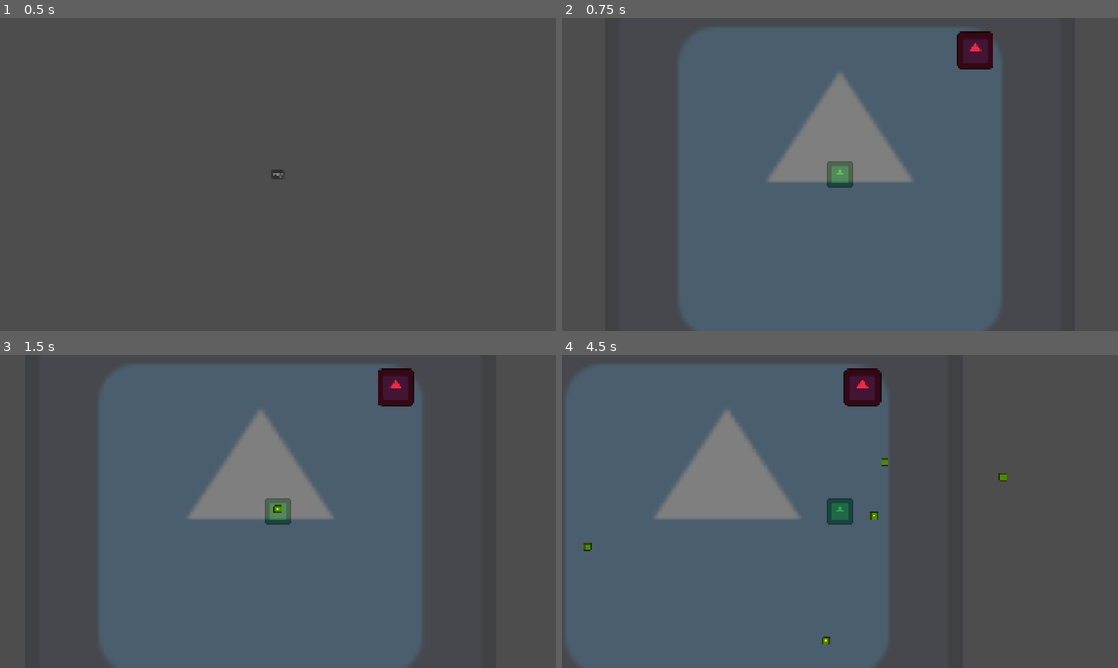
Above: before the commit, frames 1-4 (two rows, left to right).
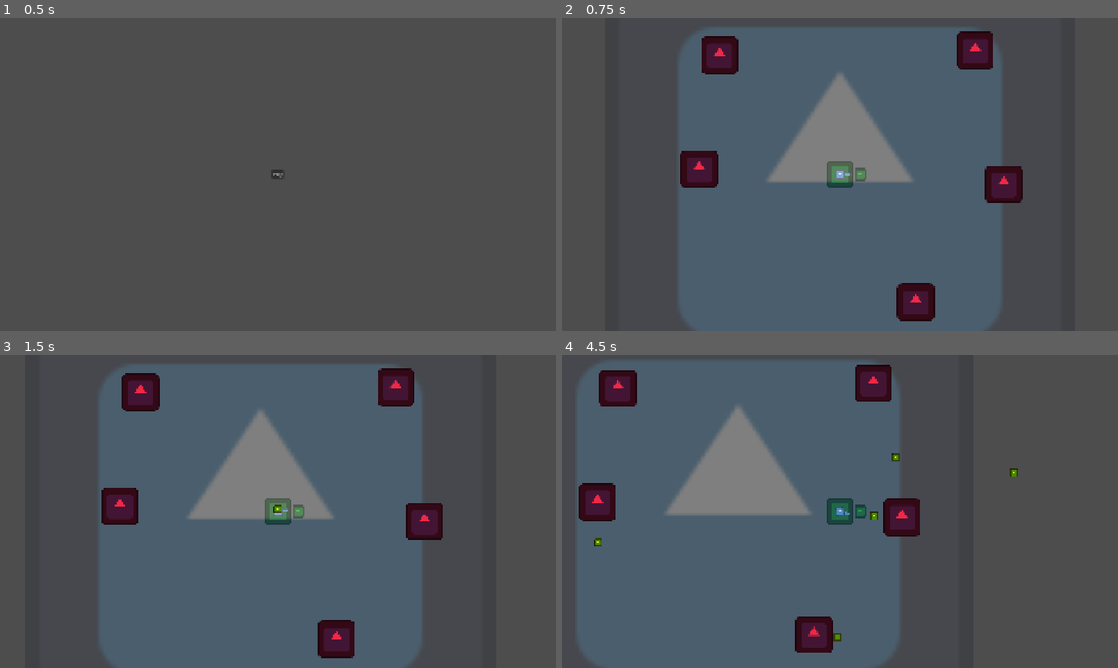
Above: after the commit, the same moments.

Repository: gerep/godot-wild-jam
Game: Godot game, scene res://game/game.tscn
Same seed, same stepped clock (60 frames per second), same inputs: the game is played once before the commit and once after it. The engine's default icon, where the game draws it, is replaced by a stand-in: a white triangle on a blue panel in a dark square.
Inputs (mouse positions are in pixels of both pictures, inside the frame that each line leads up to):
- Up to frame 1 (0.5 s): no input
- Up to frame 2 (0.75 s): click "Play" at 0.5 s
- Up to frame 3 (1.5 s): tap Enter at 1.25 s; move the mouse to (400, 495) at 1.27 s; press the mouse at (400, 495) at 1.28 s; hold D (move_right) from 1.28 s (still down)
- Up to frame 4 (4.5 s): move the mouse to (728, 527) at 2.02 s; release D (move_right) at 2.03 s; release the mouse at (728, 527) at 2.03 s; hold S (move_down) 2.03-2.78 s; click (728, 527) at 2.1 s; move the mouse to (895, 442) at 2.77 s; press the mouse at (895, 442) at 2.78 s; hold D (move_right) 2.78-3.53 s; move the mouse to (812, 574) at 3.52 s; release the mouse at (812, 574) at 3.53 s; hold W (move_up) 3.53-4.28 s; click (812, 574) at 3.6 s; move the mouse to (1006, 558) at 4.27 s; press the mouse at (1006, 558) at 4.28 s; hold A (move_left) from 4.28 s (still down)

Frame 1 is identical in both runs. In frame 2, 3.4% of the frame differs, in the area x 21-83%, y 5-97%; in frame 3, 3.3%; in frame 4, 8.7%, in the area x 0-82%, y 2-100%.

Commit message:
WIP modular ship system

Diff:
--- a/components/hurtbox/component_hurtbox_2d.gd
+++ b/components/hurtbox/component_hurtbox_2d.gd
@@ -1,7 +1,13 @@
 class_name ComponentHurtbox2D
 extends Area2D
+
+@onready var collision_shape_2d: CollisionShape2D = %CollisionShape2D
 
 # Called in hitbox
 @warning_ignore_start("unused_signal")
 signal got_hit(hitbox: ComponentHitbox2D)
 @warning_ignore_restore("unused_signal")
+
+
+func get_collision_shape() -> CollisionShape2D:
+	return collision_shape_2d
--- a/components/hurtbox/component_hurtbox_2d.tscn
+++ b/components/hurtbox/component_hurtbox_2d.tscn
@@ -1,6 +1,6 @@
 [gd_scene format=3 uid="uid://b4154adjjbvvc"]
 
-[ext_resource type="Script" uid="uid://m1a2giihi40n" path="res://lib/components/2d/hurtbox/component_hurtbox_2d.gd" id="1_35j7c"]
+[ext_resource type="Script" uid="uid://m1a2giihi40n" path="res://components/hurtbox/component_hurtbox_2d.gd" id="1_35j7c"]
 
 [sub_resource type="CapsuleShape2D" id="CapsuleShape2D_kd20l"]
 resource_local_to_scene = true
@@ -15,5 +15,6 @@
 metadata/_edit_group_ = true
 
 [node name="CollisionShape2D" type="CollisionShape2D" parent="." unique_id=2074960276]
+unique_name_in_owner = true
 shape = SubResource("CapsuleShape2D_kd20l")
 debug_color = Color(0.110681, 0.642318, 0.247182, 0.42)
--- a/game/enemies/enemy_test/enemy.tscn
+++ b/game/enemies/enemy_test/enemy.tscn
@@ -4,6 +4,9 @@
 [ext_resource type="Texture2D" uid="uid://1ml5obg52a88" path="res://icon.svg" id="2_dh0ws"]
 [ext_resource type="PackedScene" uid="uid://b4154adjjbvvc" path="res://components/hurtbox/component_hurtbox_2d.tscn" id="3_d121y"]
 [ext_resource type="PackedScene" uid="uid://cc0xm7ql0sgut" path="res://components/health/component_health.tscn" id="4_cflxb"]
+
+[sub_resource type="CircleShape2D" id="CircleShape2D_wjkr5"]
+radius = 63.126858
 
 [sub_resource type="CapsuleShape2D" id="CapsuleShape2D_8sgna"]
 resource_local_to_scene = true
@@ -13,11 +16,13 @@
 [node name="Enemy" type="CharacterBody2D" unique_id=175218643 groups=["enemies"]]
 collision_layer = 4
 collision_mask = 7
+motion_mode = 1
 script = ExtResource("1_wjkr5")
 health = 5.0
-xp = 6
+xp = 15
 
 [node name="CollisionShape2D" type="CollisionShape2D" parent="." unique_id=1807594157]
+shape = SubResource("CircleShape2D_wjkr5")
 
 [node name="Sprite2D" type="Sprite2D" parent="." unique_id=1035438599]
 self_modulate = Color(0.94509804, 0.15294118, 0.27450982, 1)
--- a/game/game_area/game_area.tscn
+++ b/game/game_area/game_area.tscn
@@ -20,6 +20,18 @@
 
 [node name="Enemy" parent="Arena1" unique_id=175218643 instance=ExtResource("4_ybvrr")]
 position = Vector2(467, -428)
+
+[node name="Enemy2" parent="Arena1" unique_id=269510465 instance=ExtResource("4_ybvrr")]
+position = Vector2(-415, -411)
+
+[node name="Enemy3" parent="Arena1" unique_id=810885216 instance=ExtResource("4_ybvrr")]
+position = Vector2(566, 34)
+
+[node name="Enemy4" parent="Arena1" unique_id=2117836155 instance=ExtResource("4_ybvrr")]
+position = Vector2(-486, -18)
+
+[node name="Enemy5" parent="Arena1" unique_id=279085965 instance=ExtResource("4_ybvrr")]
+position = Vector2(262, 440)
 
 [node name="Arena2" type="Node2D" parent="." unique_id=2019157765]
 position = Vector2(0, -2413)
--- /dev/null
+++ b/game/player/base_turret.gd
@@ -0,0 +1,15 @@
+extends Node2D
+
+@onready var shooting_pos: Marker2D = $ShootingPos
+
+
+func _ready() -> void:
+	pass # Replace with function body.
+
+func _unhandled_input(event: InputEvent) -> void:
+	if event.is_action_pressed(&"shoot"):
+		var direction := shooting_pos.global_position.direction_to(get_global_mouse_position())
+		Projectile.create(owner, shooting_pos.global_position, direction, Projectiles.SIMPLE_BULLET)
+
+	if event is InputEventMouseMotion:
+		look_at(get_global_mouse_position())
--- a/game/player/player.gd
+++ b/game/player/player.gd
@@ -11,6 +11,7 @@
 
 @onready var _hurtbox_2d: ComponentHurtbox2D = %Hurtbox2D
 @onready var _experience: ComponentExperience = %Experience
+@onready var _ship_skeleton: Node2D = %ShipSkeleton
 
 
 func _ready() -> void:
--- a/game/player/player.tscn
+++ b/game/player/player.tscn
@@ -1,41 +1,19 @@
 [gd_scene format=3 uid="uid://dedoe7ai17311"]
 
 [ext_resource type="Script" uid="uid://cvsoqkyn4dyd4" path="res://game/player/player.gd" id="1_8v7lr"]
-[ext_resource type="Texture2D" uid="uid://1ml5obg52a88" path="res://icon.svg" id="2_m4bqv"]
 [ext_resource type="PackedScene" uid="uid://b4154adjjbvvc" path="res://components/hurtbox/component_hurtbox_2d.tscn" id="3_8soms"]
+[ext_resource type="PackedScene" uid="uid://bf4ndmq7p4rge" path="res://game/ship_skeleton/ship_skeleton.tscn" id="4_5fytw"]
 [ext_resource type="PackedScene" uid="uid://bcuolpxigwcwo" path="res://components/experience/component_experience.tscn" id="4_a4w0n"]
-
-[sub_resource type="CircleShape2D" id="CircleShape2D_b2mth"]
-radius = 55.081757
-
-[sub_resource type="CapsuleShape2D" id="CapsuleShape2D_a4w0n"]
-resource_local_to_scene = true
-radius = 45.0
-height = 90.0
 
 [node name="Player" type="CharacterBody2D" unique_id=956162283 groups=["players"]]
 collision_layer = 2
-collision_mask = 7
+collision_mask = 5
+motion_mode = 1
 script = ExtResource("1_8v7lr")
-
-[node name="Sprite2D" type="Sprite2D" parent="." unique_id=390750122]
-self_modulate = Color(0.19387385, 0.6540687, 0.13022849, 1)
-scale = Vector2(0.70312494, 0.703125)
-texture = ExtResource("2_m4bqv")
-
-[node name="CollisionShape2D" type="CollisionShape2D" parent="." unique_id=806704154]
-shape = SubResource("CircleShape2D_b2mth")
 
 [node name="Camera2D" type="Camera2D" parent="." unique_id=1670722151]
 
 [node name="Components" type="Node2D" parent="." unique_id=487763556]
-
-[node name="Hurtbox2D" parent="Components" unique_id=146611675 instance=ExtResource("3_8soms")]
-unique_name_in_owner = true
-collision_layer = 512
-
-[node name="CollisionShape2D" parent="Components/Hurtbox2D" index="0" unique_id=2074960276]
-shape = SubResource("CapsuleShape2D_a4w0n")
 
 [node name="Experience" parent="Components" unique_id=2053643762 instance=ExtResource("4_a4w0n")]
 unique_name_in_owner = true
@@ -43,4 +21,8 @@
 _flat_xp_increase = 5
 _mult_xp_increase = 1.25
 
-[editable path="Components/Hurtbox2D"]
+[node name="Hurtbox2D" parent="Components" unique_id=146611675 instance=ExtResource("3_8soms")]
+unique_name_in_owner = true
+
+[node name="ShipSkeleton" parent="." unique_id=1402492542 instance=ExtResource("4_5fytw")]
+unique_name_in_owner = true
--- /dev/null
+++ b/game/ship_skeleton/cell/cell.gd
@@ -0,0 +1,14 @@
+class_name Cell
+extends Node2D
+
+# TODO. On core destroyed destroye owner too.
+@export var is_core := false
+
+@onready var hurtbox_2d: ComponentHurtbox2D = %Hurtbox2D
+
+
+func get_hurtbox_collision_shape() -> CollisionShape2D:
+	return hurtbox_2d.get_collision_shape()
+
+func activate_hurtbox_layer(layer: int) -> void:
+	hurtbox_2d.set_collision_layer_value(layer, true)
--- /dev/null
+++ b/game/ship_skeleton/cell/cell.tscn
@@ -0,0 +1,26 @@
+[gd_scene format=3 uid="uid://73o17dpehsvx"]
+
+[ext_resource type="Script" uid="uid://bt6o8bkpam2te" path="res://game/ship_skeleton/cell/cell.gd" id="1_cjhyy"]
+[ext_resource type="Texture2D" uid="uid://1ml5obg52a88" path="res://icon.svg" id="2_ruldg"]
+[ext_resource type="PackedScene" uid="uid://b4154adjjbvvc" path="res://components/hurtbox/component_hurtbox_2d.tscn" id="3_mnm1f"]
+
+[sub_resource type="CapsuleShape2D" id="CapsuleShape2D_cjhyy"]
+resource_local_to_scene = true
+radius = 21.0
+height = 42.0
+
+[node name="Cell" type="Node2D" unique_id=1435320636]
+script = ExtResource("1_cjhyy")
+
+[node name="Sprite2D" type="Sprite2D" parent="." unique_id=1975990942]
+self_modulate = Color(0.19387385, 0.6540687, 0.13022849, 1)
+scale = Vector2(0.328125, 0.328125)
+texture = ExtResource("2_ruldg")
+
+[node name="Hurtbox2D" parent="." unique_id=146611675 instance=ExtResource("3_mnm1f")]
+unique_name_in_owner = true
+
+[node name="CollisionShape2D" parent="Hurtbox2D" index="0" unique_id=2074960276]
+shape = SubResource("CapsuleShape2D_cjhyy")
+
+[editable path="Hurtbox2D"]
--- /dev/null
+++ b/game/ship_skeleton/ship_skeleton.gd
@@ -0,0 +1,16 @@
+class_name ShipSkeleton
+extends Node2D
+
+func _ready() -> void:
+	for cell: Cell in get_children():
+		# Gives parent collision shapes of all cells. Since the movement logic is located in owner node.
+		var hurtbox_shape := cell.get_hurtbox_collision_shape()
+		var collision_shape := hurtbox_shape.duplicate()
+		collision_shape.global_position = hurtbox_shape.global_position
+		add_sibling.call_deferred(collision_shape)
+
+		# Activate proper hurtbox layer, since cell can be owned by player or enemy.
+		if owner is Player:
+			cell.activate_hurtbox_layer(CollisionLayers.PLAYER_HURTBOX)
+		else:
+			cell.activate_hurtbox_layer(CollisionLayers.ENEMY_HURTBOX)
--- /dev/null
+++ b/game/ship_skeleton/ship_skeleton.tscn
@@ -0,0 +1,44 @@
+[gd_scene format=3 uid="uid://bf4ndmq7p4rge"]
+
+[ext_resource type="Script" uid="uid://p57h3besvdad" path="res://game/ship_skeleton/ship_skeleton.gd" id="1_0h88w"]
+[ext_resource type="Texture2D" uid="uid://1ml5obg52a88" path="res://icon.svg" id="1_nscq2"]
+[ext_resource type="Script" uid="uid://b8q0gvn2dj335" path="res://game/player/base_turret.gd" id="3_y8qy0"]
+[ext_resource type="PackedScene" uid="uid://73o17dpehsvx" path="res://game/ship_skeleton/cell/cell.tscn" id="5_y8qy0"]
+
+[sub_resource type="CapsuleShape2D" id="CapsuleShape2D_0h88w"]
+resource_local_to_scene = true
+radius = 45.0
+height = 90.0
+
+[node name="ShipSkeleton" type="Node2D" unique_id=1402492542]
+script = ExtResource("1_0h88w")
+
+[node name="Cell" parent="." unique_id=1435320636 instance=ExtResource("5_y8qy0")]
+position = Vector2(70, 0)
+
+[node name="Core" parent="." unique_id=957584381 instance=ExtResource("5_y8qy0")]
+is_core = true
+
+[node name="Sprite2D" parent="Core" index="0" unique_id=1975990942]
+scale = Vector2(0.70312494, 0.703125)
+
+[node name="CollisionShape2D" parent="Core/Hurtbox2D" parent_id_path=PackedInt32Array(957584381, 146611675) index="0" unique_id=2074960276]
+shape = SubResource("CapsuleShape2D_0h88w")
+
+[node name="BaseTurret" type="Node2D" parent="Core" unique_id=1737286293]
+script = ExtResource("3_y8qy0")
+
+[node name="Sprite2D" type="Sprite2D" parent="Core/BaseTurret" unique_id=790662049]
+scale = Vector2(0.265625, 0.265625)
+texture = ExtResource("1_nscq2")
+
+[node name="Sprite2D2" type="Sprite2D" parent="Core/BaseTurret" unique_id=959161909]
+position = Vector2(26.999996, 0)
+scale = Vector2(0.171875, 0.078125)
+texture = ExtResource("1_nscq2")
+
+[node name="ShootingPos" type="Marker2D" parent="Core/BaseTurret" unique_id=882168165]
+position = Vector2(39, 0)
+
+[editable path="Core"]
+[editable path="Core/Hurtbox2D"]
Not shown, added: game/player/base_turret.gd.uid
Not shown, added: game/ship_skeleton/cell/cell.gd.uid
Not shown, added: game/ship_skeleton/ship_skeleton.gd.uid
